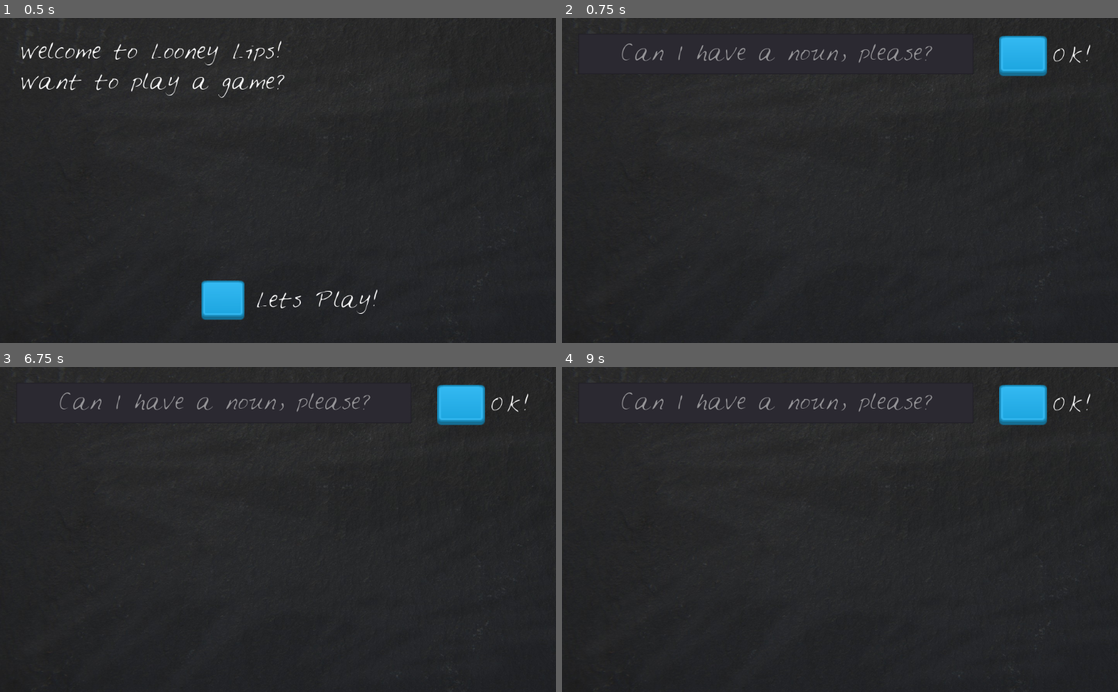
Above: before the commit, frames 1-4 (two rows, left to right).
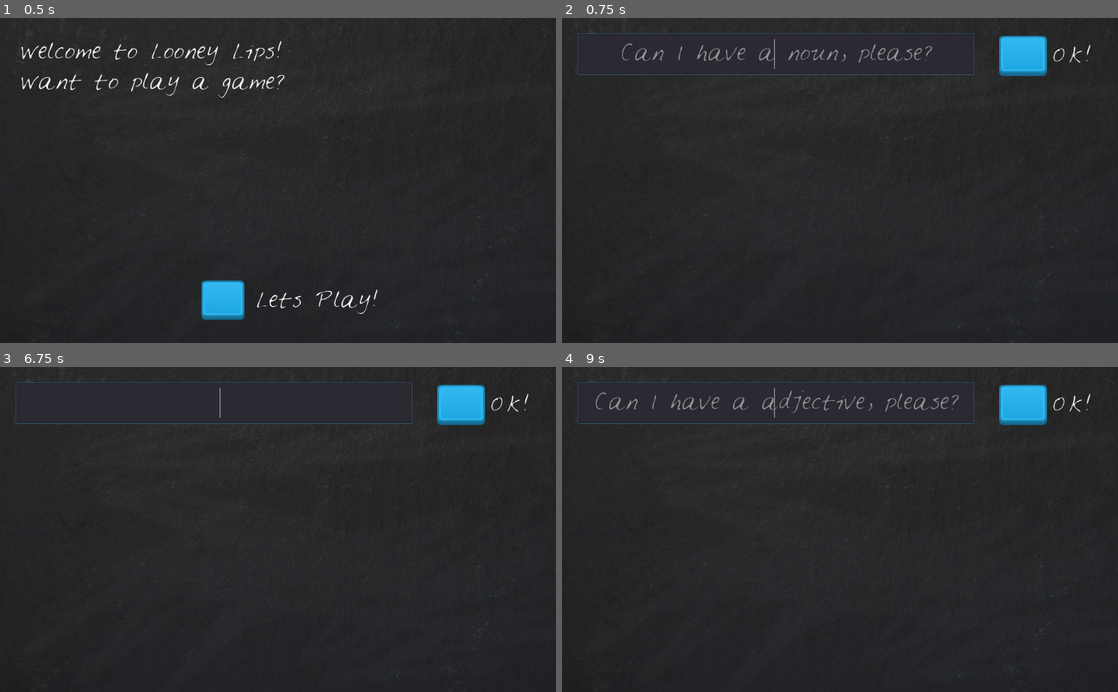
Above: after the commit, the same moments.

Repository: psstoyanov/Looney_Lips
Game: Godot game, scene res://LooneyLips.tscn
Same seed, same stepped clock (60 frames per second), same inputs: the game is played once before the commit and once after it.
Inputs (mouse positions are in pixels of both pictures, inside the frame that each line leads up to):
- Up to frame 1 (0.5 s): no input
- Up to frame 2 (0.75 s): click "Lets Play!" at 0.5 s
- Up to frame 3 (6.75 s): click (211, 402) at 1.27 s; type "12" at 1.35 s; click "OK!" at 2 s; click "OK!" at 2.75 s; click "OK!" at 3.5 s; tap Enter at 4.25 s; click "Again!" at 5 s; click "Lets Play!" at 5.75 s; tap Space at 6.5 s
- Up to frame 4 (9 s): tap Enter at 7.25, 8.75 s; tap Space at 8 s

Frame 1 is identical in both runs. In frame 2, 0.4% of the frame differs, in the area x 2-75%, y 4-18%; in frame 3, 0.8%; in frame 4, 1.3%.

Commit message:
LineEdit grab focus at start of game

Diff:
--- a/LooneyLips.gd
+++ b/LooneyLips.gd
@@ -50,6 +50,7 @@
 	$Blackboard/LineEdit.show()
 	$Blackboard/NewWordButton.show()
 	$Blackboard/LineEdit.placeholder_text = ask_for_new_word()
+	$Blackboard/LineEdit.grab_focus()
 
 func ask_for_new_word():
 	return strings.new_word_prompt % current_story.prompt[player_words.size()]
